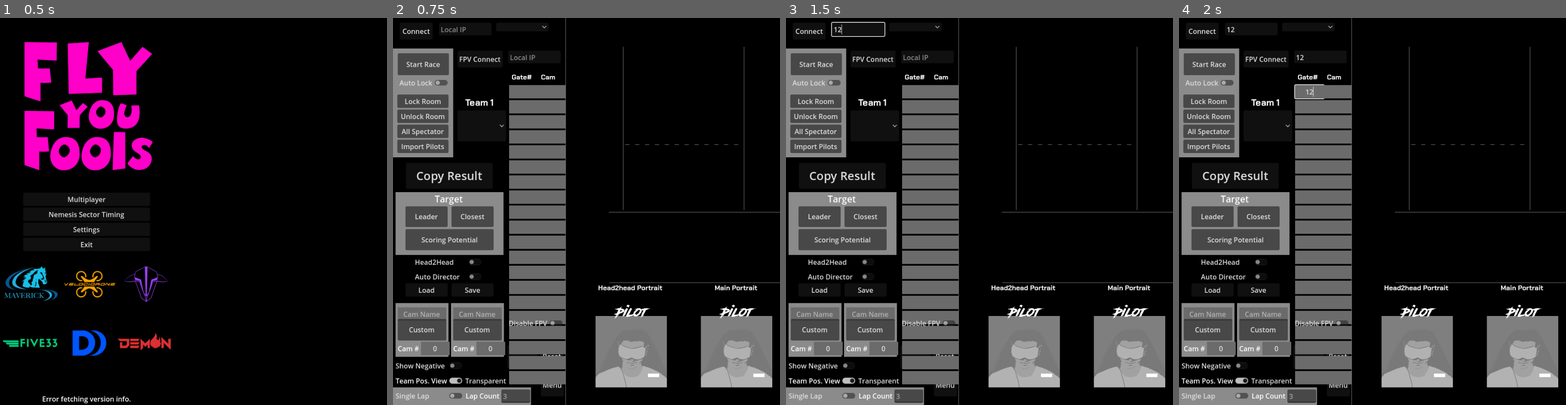
Above: before the commit, frames 1-4 (left to right).
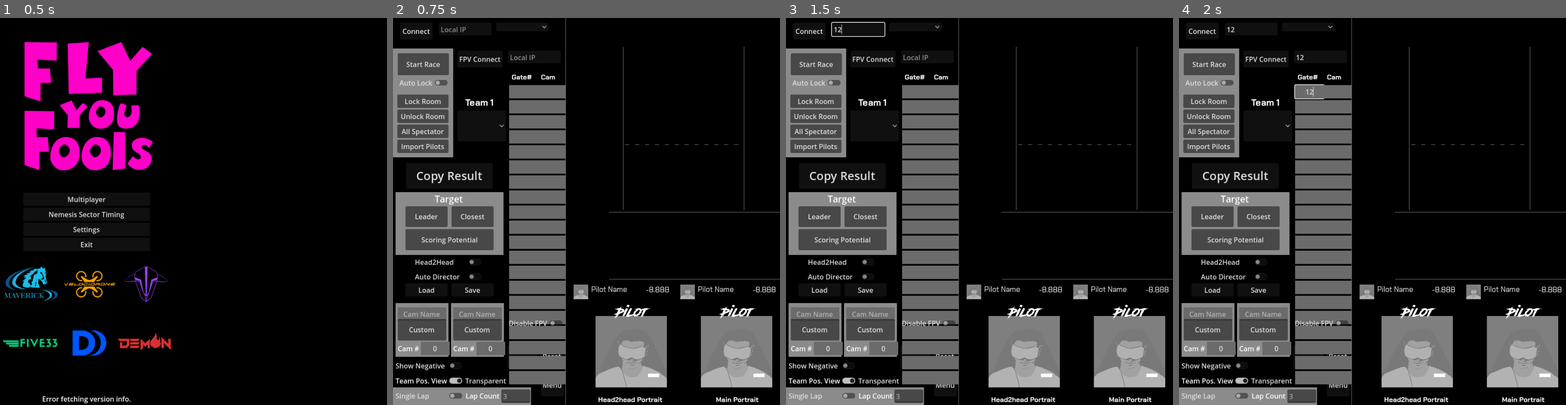
Above: after the commit, the same moments.

Repository: gManbio/VD-WS-Overlay
Game: Godot game, scene res://Menu.tscn
The game is run twice, just before and just after one commit, with the same random seed, the same clock (stepped at 60 frames per second) and the same inputs.
Inputs (mouse positions are in pixels of both pictures, inside the frame that each line leads up to):
- Up to frame 1 (0.5 s): no input
- Up to frame 2 (0.75 s): click "Multiplayer" at 0.5 s
- Up to frame 3 (1.5 s): click (859, 29) at 1.27 s; type "12" at 1.35 s
- Up to frame 4 (2 s): click (1322, 56) at 1.5 s; type "12" at 1.58 s; click (1310, 91) at 1.73 s; type "12" at 1.82 s

Frame 1 is identical in both runs. In frame 2, 1.1% of the frame differs, in the area x 46-100%, y 67-100%; in frame 3, 1.1%; in frame 4, 1.1%.

Commit message:
Additional Timing Rows

Diff:
--- a/Menu.tscn
+++ b/Menu.tscn
@@ -105,7 +105,7 @@
 
 [node name="UpdateScript" type="Node" parent="."]
 script = ExtResource("4_7csw0")
-CURRENT_VERSION = "1.4.6"
+CURRENT_VERSION = "1.5.8"
 
 [node name="VersionCheckRequest" type="HTTPRequest" parent="UpdateScript"]
 
--- a/NewMain.tscn
+++ b/NewMain.tscn
@@ -16,6 +16,7 @@
 [ext_resource type="Texture2D" uid="uid://bawn0wmkdk2rh" path="res://LOGOS 64x64/tbs.jpg" id="14_lsthh"]
 [ext_resource type="Texture2D" uid="uid://dc34uie0cvmfw" path="res://LOGOS 64x64/vd.jpg" id="15_1k2cu"]
 [ext_resource type="Texture2D" uid="uid://ci8wtvhb0qoan" path="res://LOGOS 64x64/dmo.jpg" id="16_nv216"]
+[ext_resource type="PackedScene" uid="uid://dhleujmx3nvox" path="res://TimingRow.tscn" id="16_sjcrq"]
 
 [sub_resource type="Theme" id="Theme_h14tp"]
 LineEdit/styles/normal = ExtResource("3_pt8py")
@@ -38,7 +39,7 @@
 anchors_preset = -1
 anchor_right = 1.067
 anchor_bottom = 1.04
-offset_right = -525.3
+offset_right = -550.3
 offset_bottom = -35.9999
 grow_horizontal = 2
 grow_vertical = 2
@@ -204,9 +205,9 @@
 [node name="HSeparator2" type="HSeparator" parent="Control"]
 layout_mode = 0
 offset_left = 5.0
-offset_top = 607.0
+offset_top = 599.0
 offset_right = 423.0
-offset_bottom = 623.0
+offset_bottom = 615.0
 
 [node name="HSeparator" type="HSeparator" parent="Control"]
 layout_mode = 0
@@ -606,19 +607,19 @@
 [node name="h2h Portrait label" type="Label" parent="Control/Options"]
 layout_mode = 2
 offset_left = 467.0
-offset_top = 618.0
+offset_top = 878.0
 offset_right = 617.0
-offset_bottom = 641.0
+offset_bottom = 901.0
 theme = ExtResource("6_oakrc")
 theme_override_fonts/font = ExtResource("8_85ijm")
 text = "Head2head Portrait"
 
 [node name="Primary Portrait label" type="Label" parent="Control/Options"]
 layout_mode = 2
-offset_left = 738.0
-offset_top = 618.0
-offset_right = 838.0
-offset_bottom = 641.0
+offset_left = 741.0
+offset_top = 878.0
+offset_right = 841.0
+offset_bottom = 901.0
 theme = ExtResource("6_oakrc")
 theme_override_fonts/font = ExtResource("8_85ijm")
 text = "Main Portrait"
@@ -1161,6 +1162,20 @@
 custom_minimum_size = Vector2(7.415, 0)
 layout_mode = 2
 
+[node name="Main Timing" parent="Control" instance=ExtResource("16_sjcrq")]
+offset_left = 168.0
+offset_top = 620.0
+offset_right = 443.445
+offset_bottom = 655.0
+hide_progress_bar = true
+
+[node name="H2H Timing" parent="Control" instance=ExtResource("16_sjcrq")]
+offset_left = -80.0
+offset_top = 620.0
+offset_right = 195.445
+offset_bottom = 655.0
+hide_progress_bar = true
+
 [node name="HeartbeatTimer" type="Timer" parent="."]
 wait_time = 5.0
 
@@ -1169,7 +1184,7 @@
 one_shot = true
 
 [node name="Polling Timer" type="Timer" parent="."]
-wait_time = 0.1
+wait_time = 0.05
 
 [node name="Cooldown" type="Timer" parent="."]
 wait_time = 0.5
--- a/TimingRow.gd
+++ b/TimingRow.gd
@@ -29,6 +29,8 @@
 @onready var crashblinker = $CrashBlinker
 
 @export var hide_mini_portrait = false
+
+@export var hide_progress_bar = false
 
 var bursted = false
 
@@ -62,6 +64,8 @@
 	connect("clicked_pilot", Callable(target_node, "_on_clicked_pilot"))
 	if hide_mini_portrait:
 		portrait.visible = false
+	if hide_progress_bar:
+		progress_bar.visible = false
 
 
 func set_pilot_name(p_name, color):
--- a/ws_new_main.gd
+++ b/ws_new_main.gd
@@ -19,7 +19,8 @@
 @onready var fpv_input = $Control/Options/FPV_IP_Input
 @onready var fpv_connect_button = $"Control/Options/Connect FPV VD"
 @onready var fpv_dc_button = $"Control/Options/FPV_DC Button"
-
+@onready var main_timing = $"Control/Main Timing"
+@onready var h2h_timing = $"Control/H2H Timing"
 
 var team_color_dict = {
 	"533": "00FF00",
@@ -29,7 +30,6 @@
 	"TBS": "9F42FF",
 	"VD": "FFA300"
 }
-
 
 var ip_complete = false
 var connected = false
@@ -133,7 +133,6 @@
 		$Control/Options/Cam_director_toggle.button_pressed = true
 		head2head = false
 		$Control/Options/Head2Head_toggle.button_pressed = false
-
 
 
 func _handle_websocket_messages():
@@ -318,7 +317,6 @@
 					lap_mod = 0
 				current_pos.set_progress(int(pilot["data"]["gate"]) + lap_mod, color)
 
-
 			if index != 0:   # Calculate deltas if pilots are not in first place.
 				if pilot["gate_key"] in pilots[index - 1]["gate_dict"]:
 					var leader_time = pilots[index - 1]["gate_dict"][pilot["gate_key"]]
@@ -337,6 +335,8 @@
 							if current_pos.get_spectating():
 								if head2head:
 									send_fpv_viewer(leader_uid)
+									#h2h_timing.set_delta(current_pos.get_delta())
+									#h2h_timing.set_pilot_name(current_pos.get_pilot_name(), color)
 							spectator_changed = false
 			else:
 				if pilot["data"]["finished"] == "True":  # Sets the delta for first player
@@ -349,7 +349,11 @@
 					current_pos.set_delta(0.000)
 					current_pos.set_user_id(pilot["data"]["uid"])
 			# gap_delta += current_pos.get_delta()
+			if current_pos.get_spectating:
+				main_timing.set_delta(current_pos.get_delta())
+				main_timing.set_pilot_name(current_pos.get_pilot_name(), color)
 			index += 1
+
 
 # this function is used to keep the team scores from changing order
 func initialize_scoreboard(scores):
@@ -547,6 +551,7 @@
 		position_view = toggled_on
 	make_scoreboard()
 
+
 func _on_check_button_toggled(toggled_on):
 	if toggled_on:
 		bg_rect.visible = false
@@ -700,7 +705,6 @@
 	var dict_keys = director_dict.keys()
 
 	# 3) Fill each child with the corresponding gate/camera pair
-
 	for i in range(min(children.size(), dict_keys.size())):
 		var child = children[i]
 		var gate_key = dict_keys[i]
@@ -847,6 +851,9 @@
 			h2h_portrait.update_portrait(int(uid))
 			h2h_portrait.update_nametag(timing_row.get_pilot_name(), timing_row.get_hex_color(), uid)
 			h2h_portrait.update_position(str(timing_row.get_place()))
+			var color = Color("#" + timing_row.get_hex_color())
+			h2h_timing.set_delta(timing_row.get_delta())
+			h2h_timing.set_pilot_name(timing_row.get_pilot_name(), color)
 			#if head2head: # this might be unnessesary with the new OBS layout
 			#		new_score = true
 			#		make_scoreboard()
Not shown: 1 places in NewMain.tscn that only renumber resources
Not shown, changed: export_presets.cfg
